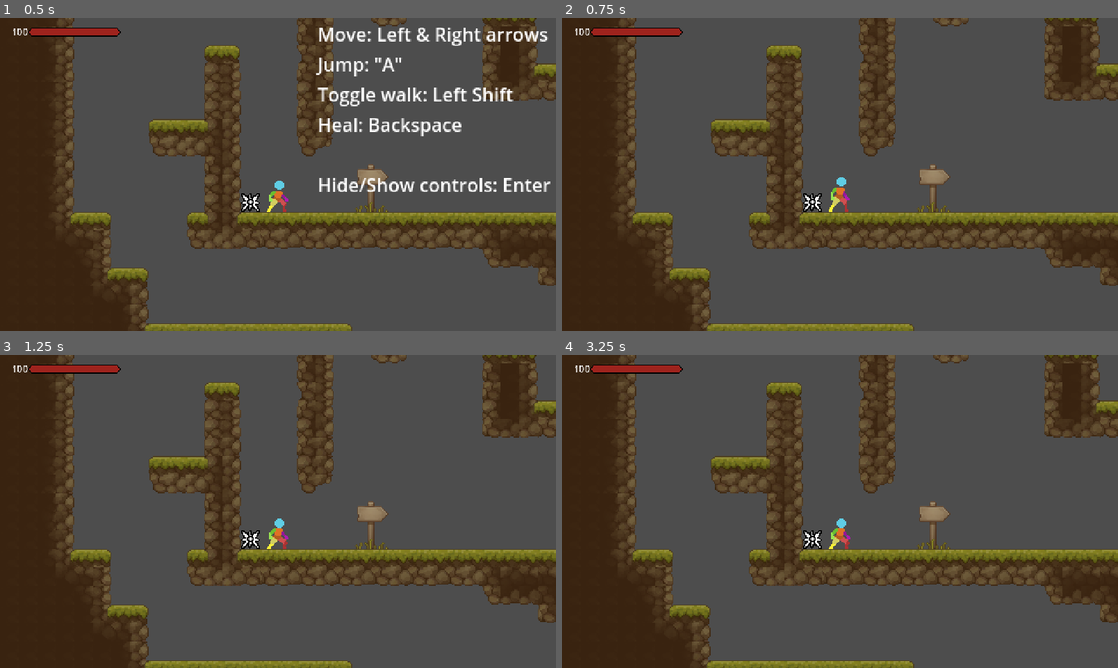
Above: before the commit, frames 1-4 (two rows, left to right).
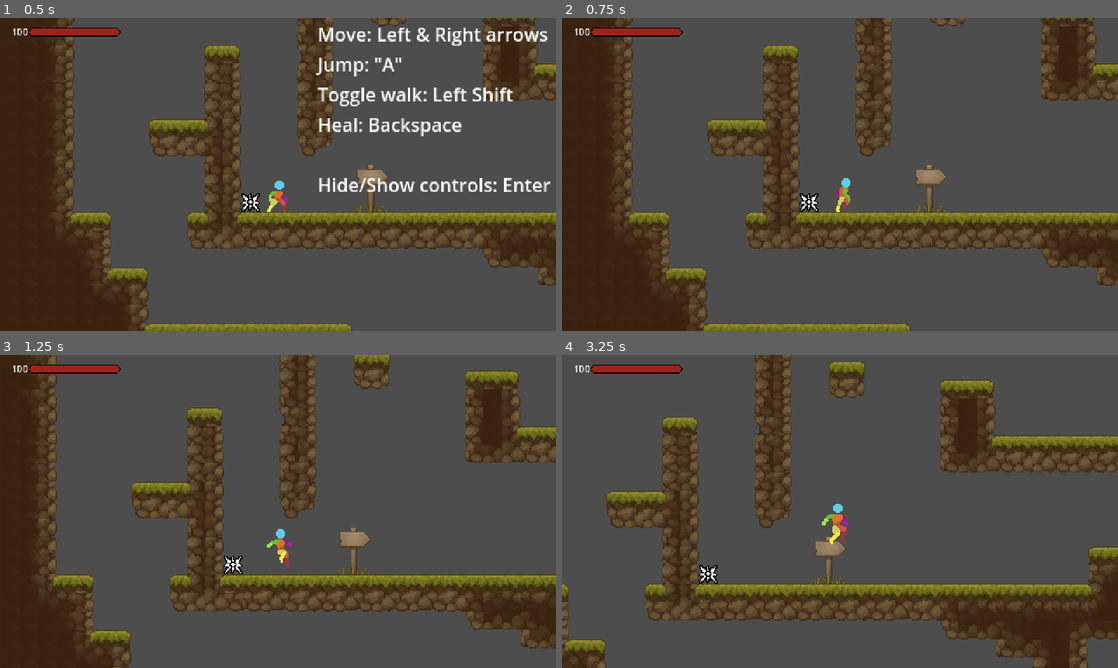
Above: after the commit, the same moments.

Repository: Ketei/UnnamedGame
Game: Godot game, scene res://Test/test_world.tscn
Two runs of this game, one before a commit and one after it. Both use one fixed random seed, a clock stepped at 60 frames per second and the inputs below. The engine's default icon, where the game draws it, is replaced by a stand-in: a white triangle on a blue panel in a dark square.
Inputs:
- Up to frame 1 (0.5 s): no input
- Up to frame 2 (0.75 s): tap Enter (ui_accept) at 0.5 s; hold Right (gc_right) from 0.53 s (still down); hold Shift (gc_walk) from 0.53 s (still down)
- Up to frame 3 (1.25 s): keep holding Right (gc_right); keep holding Shift (gc_walk); tap A (gc_jump) at 0.77 s
- Up to frame 4 (3.25 s): release Right (gc_right) at 1.28 s; release Shift (gc_walk) at 1.28 s; hold Down (gc_down) 1.28-2.03 s; tap Shift (gc_walk) at 1.35, 2.85 s; tap A (gc_jump) at 1.52, 3.02 s; hold Right (gc_right) 2.03-2.78 s; hold Shift (gc_walk) 2.03-2.78 s; hold Up (gc_up) from 2.78 s (still down)

Frame 1 is identical in both runs. In frame 2, 7.2% of the frame differs, in the area x 9-100%, y 0-100%; in frame 3, 35%; in frame 4, 56%, in the area x 0-100%, y 0-100%.
Error before the commit: Parse Error: Identifier "behaviour_module" not declared in the current scope. (res://Scenes/Modules/Behaviour/Packs/Player/behaviour-pack_movement.tscn::GDScri…

Commit message:
Update BehaviourPack.gd
Behavour module now provides its ID to children

Diff:
--- a/Scripts/BaseClasses/BehaviourPack.gd
+++ b/Scripts/BaseClasses/BehaviourPack.gd
@@ -3,6 +3,7 @@
 
 
 var default_behaviour: Behaviour
+var behaviour_module: ModuleBehaviour # Reference
 var available_behaviours: Dictionary = {}
 
 @export var behaviour_pack_id: String = ""
@@ -10,10 +11,12 @@
 
 func set_up_pack(target_node: Node, manager_node: ModuleBehaviour) -> void:
 	_pre_set_up(target_node, manager_node)
+	behaviour_module = manager_node
 	for child in get_children():
 		if not child is Behaviour:
 			continue
 
+		child.pack_id = behaviour_pack_id
 		child.behaviour_module = manager_node
 		child.set_target_node(target_node)
 		child.setup_behaviour()
